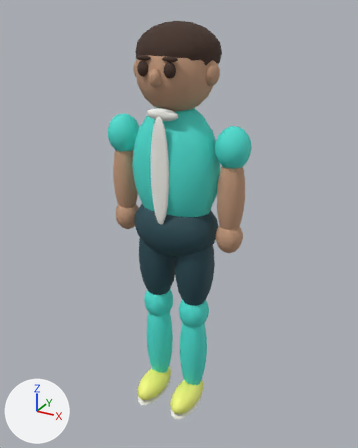
Before and after pictures for a commit that changed the glTF model public/models/kicky-player-rigged.glb.
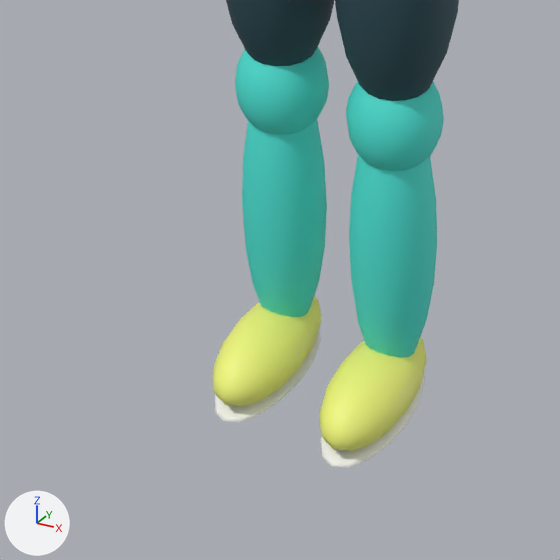
Each version is shown whole from a camera (50 mm lens) standing at (1.035, -1.85, 1.913) and looking at (0.015, 0.004, 0.986), then close up on the part from 20% to 68% of the width and 61% to 100% of the height. Arrows for +X, +Y and +Z are at lower left; the lights stay in place. The last two pictures show the newer version. Vertices at exactly the same position are counted once.

The first close-up shows 'Player'.
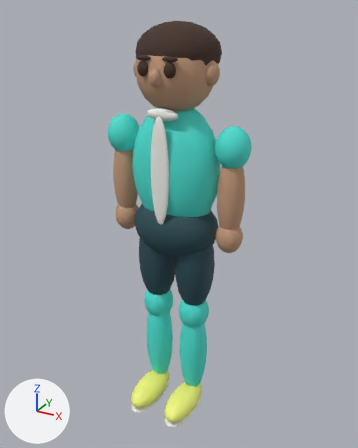
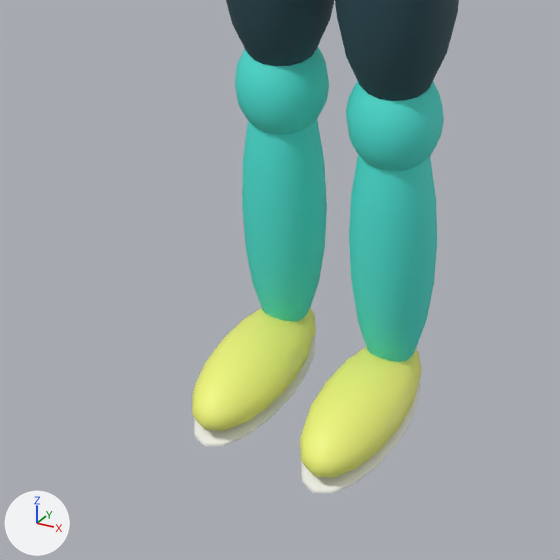
Location of each change, [x1, y1, x2, y2] in pixels of the close-ups (560 x 560 px; the box of a moved part takes in the faces that stretch with it):
```json
{"object": "Player", "change": "reshaped", "before": [213, 0, 459, 468], "after": [192, 0, 459, 494]}
{"part": 1, "of": "me_sphere", "change": "moved or reshaped", "before": [213, 296, 321, 422], "after": [192, 308, 316, 447]}
{"part": 2, "of": "me_sphere", "change": "moved or reshaped", "before": [319, 336, 427, 468], "after": [300, 347, 422, 494]}
```

Scene script edits in JSON lines:
```json
{"block": "me_sphere", "where": "# used by ob_player; location = (0.0, 0.0, 0.0)"}
{"op": "remove", "block": "me_sphere", "code": "me_sphere.from_pydata(...)  # 4378 vertices, 8640 faces; spans x -0.34..0.35, y -0.2..0.2, z 0.0..1.86"}
{"op": "add", "block": "me_sphere", "code": "me_sphere.from_pydata(...)  # 4378 vertices, 8640 faces; spans x -0.34..0.35, y -0.26..0.2, z 0.0..1.86"}
{"block": "me_sphere", "change": "me_sphere part 1: the loose piece of 291 vertices spanning x -0.16..-0.03, y -0.2..0.08, z 0.0..0.12 is scaled about its middle by (1.09, 1.14, 0.91), then moved by (0.0, -0.04, 0.0)"}
{"block": "me_sphere", "change": "me_sphere part 2: the loose piece of 291 vertices spanning x 0.04..0.16, y -0.2..0.08, z 0.0..0.12 is scaled about its middle by (1.09, 1.14, 0.91), then moved by (0.0, -0.04, 0.0)"}
```
